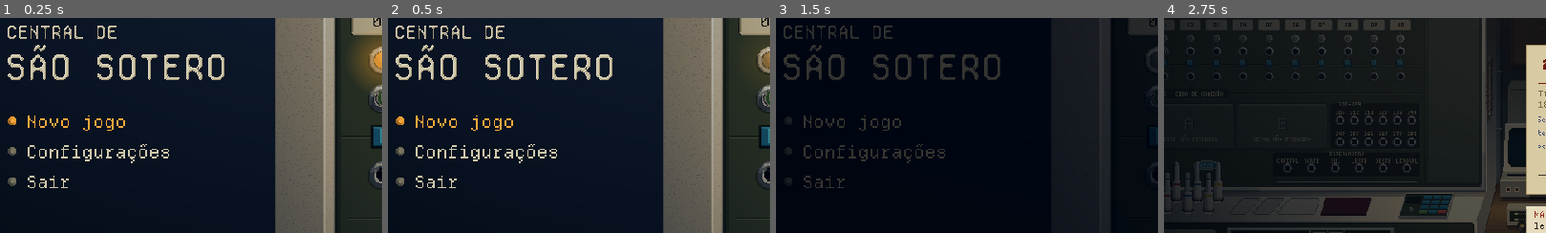
Above: before the commit, frames 1-4 (left to right).
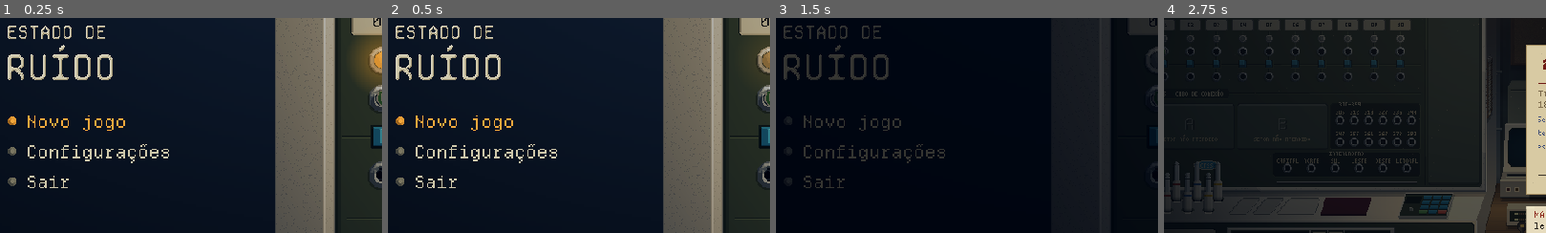
Above: after the commit, the same moments.

Repository: MendelDdS/Project-Switchboard
Game: Godot game, scene res://scenes/app.tscn
The game is run twice, just before and just after one commit, with the same random seed, the same clock (stepped at 60 frames per second) and the same inputs.
Inputs (mouse positions are % of the whole screen's width and height, from its top left):
- Up to frame 1 (0.25 s): no input
- Up to frame 2 (0.5 s): no input
- Up to frame 3 (1.5 s): click "Novo jogo" at 0.5 s; click "Novo jogo" at 1.25 s
- Up to frame 4 (2.75 s): tap Enter at 2 s; drag from (50, 50) to (60, 28) at 2.02 s
The pictures show only the part of the screen within x 6-56%, y 17-67%; the shares and areas given below are measured in that part.

The runs differ from the first frame. In frame 1, 3.0% of the frame differs, in the area x 2-59%, y 3-29%; in frame 2, 3.0%; in frame 3, 2.9%; in frame 4, nothing differs.

Commit message:
feat(#0000): the game is now called Estado de Ruído: GAME_TITLE per language (State of Noise, Estado de Ruido) on the title screen, with the last word in 4x letters (TitleScreen._texts, before it was the city) and in the credits; the exchange keeps its in-world name on the dispatch card foot (EXCHANGE_NAME); project.godot name (user:// now lives in a new folder: old saves and settings stay in the old one), export presets (EstadoDeRuido.*, com.mendeldds.estadoderuido), the export skill, README, CLAUDE.md and HISTORICO
Co-Authored-By: Claude Fable 5.2 <noreply@anthropic.com>
Claude-Session: https://claude.ai/code/session_01Qd9aRogvdp5szMffLJHwBt

Diff:
--- a/project.godot
+++ b/project.godot
@@ -10,7 +10,7 @@
 
 [application]
 
-config/name="Project Switchboard"
+config/name="Estado de Ruído"
 config/description="Protótipo: operador de central telefônica, turno da noite."
 config/version="0.9.0"
 run/main_scene="res://scenes/app.tscn"
--- a/scripts/main.gd
+++ b/scripts/main.gd
@@ -1,6 +1,6 @@
 class_name Main
 extends Control
-## Project Switchboard — conduz o turno: relógio, agenda das ligações, o que a mesa significa para cada
+## Estado de Ruído — conduz o turno: relógio, agenda das ligações, o que a mesa significa para cada
 ## ligação, fim de ligação e o final. As falas ficam em Conversation; a interface, nas cenas de scenes/ui/.
 ##
 ## Laço: ATENDER → ENTENDER → CONSULTAR → CONECTAR/DESPACHAR → REGISTRAR → CONTINUAR
--- a/scripts/t.gd
+++ b/scripts/t.gd
@@ -6,6 +6,7 @@
 
 enum Key {
 	GAME_TITLE,
+	EXCHANGE_NAME,
 	YOU,
 	UNKNOWN_CALLER,
 	AND,
--- a/scripts/ui/punch_card.gd
+++ b/scripts/ui/punch_card.gd
@@ -232,7 +232,7 @@
 	# rodapé: o fio, o nome da central e as marcas de coluna na borda, como nos cartões perfurados
 	var foot := size.y - FOOT + 2.0
 	draw_rect(Rect2(4, foot, W - 8.0, 1), Pal.CARD_FORM)
-	small(self, Vector2(0, foot + 3.0), T.text(T.Key.GAME_TITLE), Color(Pal.CARD_FORM, 0.8), W, HORIZONTAL_ALIGNMENT_CENTER)
+	small(self, Vector2(0, foot + 3.0), T.text(T.Key.EXCHANGE_NAME), Color(Pal.CARD_FORM, 0.8), W, HORIZONTAL_ALIGNMENT_CENTER)
 	for x in range(5, int(W) - 3, 5):
 		draw_rect(Rect2(x, size.y - 3.0, 1, 2), Color(Pal.CARD_FORM, 0.35))
 	shape.append(shape[0])
--- a/scripts/ui/title_screen.gd
+++ b/scripts/ui/title_screen.gd
@@ -10,7 +10,6 @@
 const RING_GAP := Vector2(25.0, 50.0)   ## de quanto em quanto tempo (s, sorteado) uma linha chama...
 const RING_SEC := 4.5   ## ...e quanto tempo ela fica chamando (dois toques) antes de desistir
 const FADE_SEC := 0.9   ## o escuro ao começar o jogo (e o clarear, já nele)
-const CITY := "São Sotero"   ## a parte do nome do jogo que vai em letra maior (`_texts`)
 const LOGO_GAP := 8   ## px entre as duas linhas do nome
 const RAIN_CHANCE := 0.35   ## a chance de o ambiente ser de chuva
 
@@ -68,16 +67,15 @@
 
 ## O que se monta com o idioma: o nome do jogo em letra grande e a linha embaixo de Carregar.
 func _texts() -> void:
-	# ponytail: o nome da cidade (`CITY`) em letra de 4× e o resto do nome do jogo em 2×, em cima ou embaixo conforme
-	# vem antes ou depois dele no idioma; se um idioma novo não trouxer a cidade no nome, sai tudo em 2×.
+	# ponytail: a última palavra do nome ("Ruído", "Noise") em letra de 4× e o resto em 2×, em cima; um idioma em que
+	# a palavra forte não venha no fim pede outra regra.
 	var title := T.text(T.Key.GAME_TITLE)
-	var rest := title.replace(CITY, "").strip_edges()
+	var cut := title.rfind(" ")
+	var rest := title.left(maxi(cut, 0))
 	var ink := {"u": Pal.BOARD_INK.lightened(0.25), "d": Pal.BOARD_INK.darkened(0.3), "+": Pal.BOARD_INK}
 	var small := PixelArt.art(PixelArt.big(rest.to_upper(), 1), ink).get_image()
-	var imgs: Array = [small]
-	if rest != title:
-		var big := PixelArt.art(PixelArt.big(CITY.to_upper(), 2), ink).get_image()
-		imgs = [small, big] if title.begins_with(rest) else [big, small]
+	var big := PixelArt.art(PixelArt.big(title.substr(cut + 1).to_upper(), 2), ink).get_image()
+	var imgs: Array = [small, big] if cut > 0 else [big]
 	var h := 0
 	var w := 0
 	for i: Image in imgs:
--- a/translations/ui.csv
+++ b/translations/ui.csv
@@ -1,5 +1,6 @@
 keys,pt_BR,en,es
-GAME_TITLE,Central de São Sotero,São Sotero Telephone Exchange,Central de São Sotero
+GAME_TITLE,Estado de Ruído,State of Noise,Estado de Ruido
+EXCHANGE_NAME,Central de São Sotero,São Sotero Telephone Exchange,Central de São Sotero
 YOU,Você,You,Usted
 UNKNOWN_CALLER,Desconhecido,Unknown,Desconocido
 AND,e,and,y
Not shown, changed: export_presets.cfg
Binary file changed: translations/ui.en.translation
Binary file changed: translations/ui.es.translation
Binary file changed: translations/ui.pt_BR.translation
Not shown, changed: .claude/skills/exportar-build/SKILL.md
Not shown, changed: CLAUDE.md
Not shown, changed: HISTORICO.md
